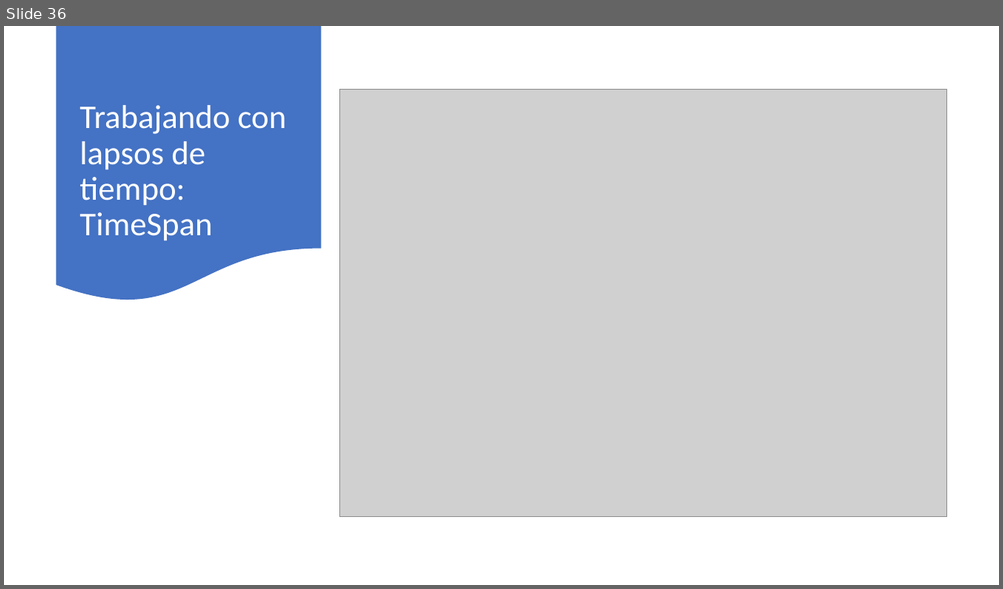
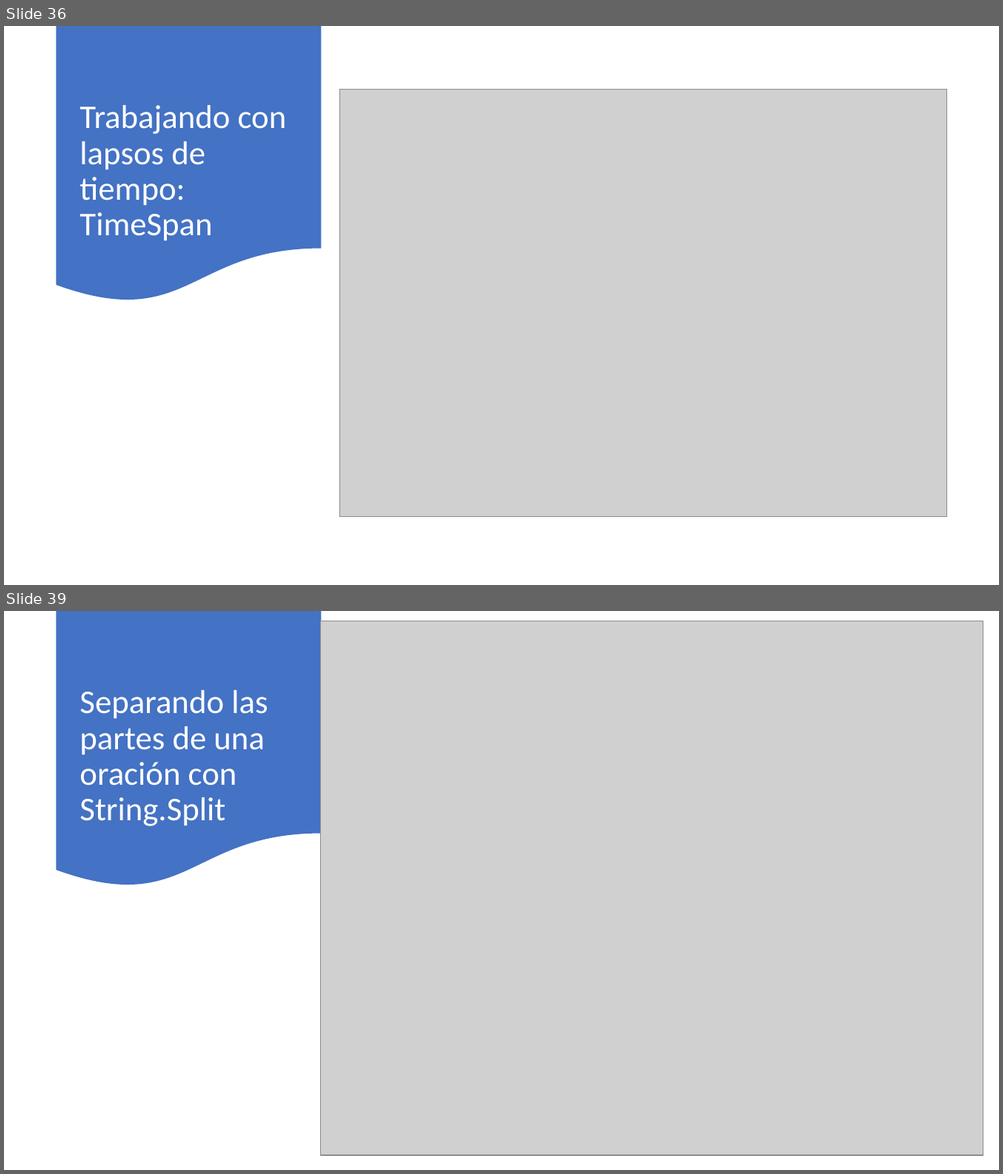
Before and after one commit to AlbertOsinaga/Curso201, a slide deck: Curso201.pptx. Shown one above the other, each under a label of ours: slide 36 before the commit, slides 36 and 39 after it; the slides between them are not shown. The pictures are 1003x589 and 1003x1174 pixels, drawn with LibreOffice and Linux fonts; fonts in the diff are those of the drawing; grey boxes stand for pictures. Boxes give left, top, right and bottom in pixels: in the first picture for what was removed or moved away, otherwise in the second. Text is boxed around its words. In the diff, an @@ line names an element or a change of style, - is before the commit and + after.

```diff
--- a/Curso201.pptx
+++ b/Curso201.pptx
@@ slide 39 added at bbox=[4, 611, 999, 1170], background #FFFFFF @@
@@ flow chart document added at bbox=[57, 611, 321, 889], fill #4472C4 @@
@@ picture added at bbox=[320, 621, 983, 1156] @@
@@ title added at bbox=[79, 690, 267, 826], 32 pt, text #FFFFFF @@
+Separando las partes de una oración con String.Split
```
Also in this commit, not shown: 15 other slides added, 20 other files.
